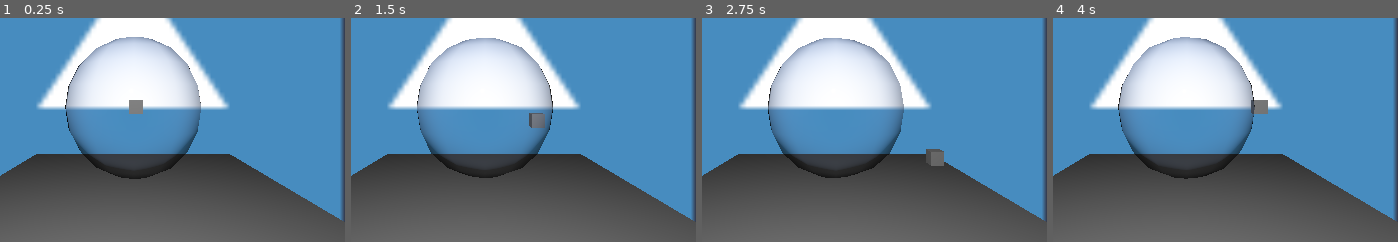
Above: before the commit, frames 1-4 (left to right).
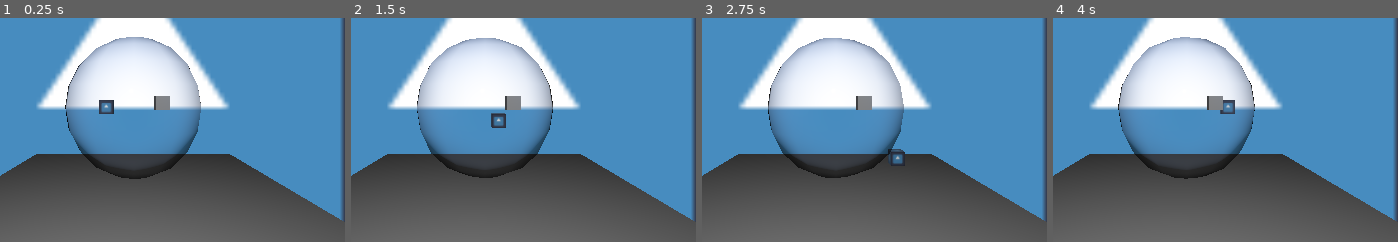
Above: after the commit, the same moments.

Repository: DJ-Jam1/GlobalGameJam2025
Game: Godot game, scene res://scenes/mainScene.tscn
The game is run twice, just before and just after one commit, with the same random seed, the same clock (stepped at 60 frames per second) and the same inputs. The engine's default icon, where the game draws it, is replaced by a stand-in: a white triangle on a blue panel in a dark square.
Inputs:
- Up to frame 1 (0.25 s): no input
- Up to frame 2 (1.5 s): tap Enter (ui_accept) at 0.5, 0.77 s; hold Right (ui_right) 0.53-1.28 s; tap Space (attack) at 0.6, 1.35 s; hold Down (ui_down) from 1.28 s (still down)
- Up to frame 3 (2.75 s): tap Enter (ui_accept) at 1.52 s; release Down (ui_down) at 2.03 s; hold Right (ui_right) from 2.03 s (still down); tap Space (attack) at 2.1 s
- Up to frame 4 (4 s): release Right (ui_right) at 2.78 s; hold Up (ui_up) 2.78-3.53 s; tap Space (attack) at 2.85, 3.6 s; tap Enter (ui_accept) at 3.02, 3.77 s; hold Left (ui_left) from 3.53 s (still down)
The pictures show only the part of the screen within x 30-80%, y 33-82%; the shares and areas given below are measured in that part.

The runs differ from the first frame. In frame 1, 0.8% of the frame differs, in the area x 28-50%, y 34-43%; in frame 2, 0.9%; in frame 3, 0.9%, in the area x 44-71%, y 34-67%; in frame 4, 0.8%.

Commit message:
First implementation of knockback

Diff:
--- a/globalgamejam2025/project.godot
+++ b/globalgamejam2025/project.godot
@@ -19,9 +19,14 @@
 
 attack={
 "deadzone": 0.5,
-"events": [Object(InputEventKey,"resource_local_to_scene":false,"resource_name":"","device":0,"window_id":0,"alt_pressed":false,"shift_pressed":false,"ctrl_pressed":false,"meta_pressed":false,"pressed":false,"keycode":0,"physical_keycode":32,"key_label":0,"unicode":0,"location":0,"echo":false,"script":null)
+"events": [Object(InputEventKey,"resource_local_to_scene":false,"resource_name":"","device":-1,"window_id":0,"alt_pressed":false,"shift_pressed":false,"ctrl_pressed":false,"meta_pressed":false,"pressed":false,"keycode":0,"physical_keycode":32,"key_label":0,"unicode":32,"location":0,"echo":false,"script":null)
 ]
 }
+
+[layer_names]
+
+3d_physics/layer_2="Player"
+3d_physics/layer_3="Objects"
 
 [physics]
 
--- /dev/null
+++ b/globalgamejam2025/scenes/crate.gd
@@ -0,0 +1,23 @@
+extends RigidBody3D
+const NAME = 'crate'
+var knockback_dir
+var knockback
+var knock_force = 200;
+var dir =1;
+# Called when the node enters the scene tree for the first time.
+func _ready() -> void:
+	pass # Replace with function body.
+
+
+# Called every frame. 'delta' is the elapsed time since the previous frame.
+func _process(delta: float) -> void:
+	pass
+
+
+func _on_player_knockback() -> void:
+	var knockback_strength = 300  # Adjust this value as needed
+	var random_direction = Vector3(randf_range(-1, 1), randf_range(-1, 1), 0).normalized()
+	var knockback_vector = random_direction * knockback_strength
+
+	# Apply the impulse
+	apply_impulse(Vector3.ZERO, knockback_vector)
--- /dev/null
+++ b/globalgamejam2025/scenes/crate.tscn
@@ -0,0 +1,31 @@
+[gd_scene load_steps=5 format=3 uid="uid://172os72nii4k"]
+
+[ext_resource type="Script" path="res://scenes/crate.gd" id="1_m8at4"]
+
+[sub_resource type="BoxMesh" id="BoxMesh_l4vxy"]
+
+[sub_resource type="BoxShape3D" id="BoxShape3D_b46fy"]
+
+[sub_resource type="BoxShape3D" id="BoxShape3D_fhjqb"]
+
+[node name="Crate" type="RigidBody3D"]
+transform = Transform3D(1, 0, 0, 0, 1, 0, 0, 0, 1, 1.46744, 19.9961, 0)
+collision_layer = 4
+collision_mask = 6
+
+[node name="Crate" type="CharacterBody3D" parent="."]
+script = ExtResource("1_m8at4")
+
+[node name="Node3D" type="Node3D" parent="Crate"]
+
+[node name="MeshInstance3D" type="MeshInstance3D" parent="Crate/Node3D"]
+mesh = SubResource("BoxMesh_l4vxy")
+
+[node name="CollisionShape3D" type="CollisionShape3D" parent="Crate"]
+shape = SubResource("BoxShape3D_b46fy")
+
+[node name="hitbox" type="Area3D" parent="Crate"]
+transform = Transform3D(1.18879, 0, 0, 0, 1.07202, 0, 0, 0, 1.07202, 0, 0, 0)
+
+[node name="CollisionShape3D" type="CollisionShape3D" parent="Crate/hitbox"]
+shape = SubResource("BoxShape3D_fhjqb")
--- /dev/null
+++ b/globalgamejam2025/scenes/crate_2.tscn
@@ -0,0 +1,27 @@
+[gd_scene load_steps=5 format=3 uid="uid://dyjim4o8p3l3k"]
+
+[ext_resource type="Script" path="res://scenes/crate.gd" id="1_gau5g"]
+
+[sub_resource type="BoxMesh" id="BoxMesh_ogx5o"]
+
+[sub_resource type="BoxShape3D" id="BoxShape3D_44qqf"]
+
+[sub_resource type="BoxShape3D" id="BoxShape3D_122et"]
+
+[node name="Crate2" type="RigidBody3D"]
+mass = 0.001
+script = ExtResource("1_gau5g")
+
+[node name="Node3D" type="Node3D" parent="."]
+
+[node name="MeshInstance3D" type="MeshInstance3D" parent="Node3D"]
+mesh = SubResource("BoxMesh_ogx5o")
+
+[node name="CollisionShape3D" type="CollisionShape3D" parent="."]
+shape = SubResource("BoxShape3D_44qqf")
+
+[node name="hitbox" type="Area3D" parent="."]
+transform = Transform3D(1.18879, 0, 0, 0, 1.07202, 0, 0, 0, 1.07202, 0, 0, 0)
+
+[node name="CollisionShape3D" type="CollisionShape3D" parent="hitbox"]
+shape = SubResource("BoxShape3D_122et")
--- a/globalgamejam2025/scenes/mainScene.tscn
+++ b/globalgamejam2025/scenes/mainScene.tscn
@@ -1,10 +1,9 @@
 [gd_scene load_steps=7 format=3 uid="uid://c705wbqjxlrb5"]
 
 [ext_resource type="Material" uid="uid://cc6bbgwmjwt4k" path="res://art/shaders/bubble.tres" id="1_ey78d"]
-[ext_resource type="Script" path="res://scenes/player.gd" id="1_lm5qq"]
 [ext_resource type="Texture2D" uid="uid://cv3ntmhbeghvt" path="res://icon.svg" id="3_06gdc"]
-
-[sub_resource type="BoxShape3D" id="BoxShape3D_t85t1"]
+[ext_resource type="PackedScene" uid="uid://beg6i0etumxch" path="res://scenes/player.tscn" id="3_7p3qw"]
+[ext_resource type="PackedScene" uid="uid://dyjim4o8p3l3k" path="res://scenes/crate_2.tscn" id="4_4bfwh"]
 
 [sub_resource type="SphereShape3D" id="SphereShape3D_7nbcd"]
 
@@ -22,17 +21,7 @@
 fov = 80.0
 near = 0.04
 
-[node name="Player" type="CharacterBody3D" parent="."]
-transform = Transform3D(1, 0, 0, 0, 1, 0, 0, 0, 1, 0.166386, 20, 0)
-axis_lock_angular_x = true
-axis_lock_angular_z = true
-motion_mode = 1
-script = ExtResource("1_lm5qq")
-
-[node name="CSGBox3D" type="CSGBox3D" parent="Player"]
-
-[node name="CollisionShape3D" type="CollisionShape3D" parent="Player"]
-shape = SubResource("BoxShape3D_t85t1")
+[node name="Player" parent="." instance=ExtResource("3_7p3qw")]
 
 [node name="Bubble" type="AnimatableBody3D" parent="."]
 transform = Transform3D(1, 0, 0, 0, 1, 0, 0, 0, 1, 0, 20, 0)
@@ -60,3 +49,10 @@
 
 [node name="Sprite3D" type="Sprite3D" parent="Background"]
 texture = ExtResource("3_06gdc")
+
+[node name="Crate2" parent="." instance=ExtResource("4_4bfwh")]
+transform = Transform3D(1, 0, 0, 0, 1, 0, 0, 0, 1, 2.00854, 20.3385, 0.934964)
+collision_layer = 4
+collision_mask = 6
+
+[connection signal="knockback" from="Player" to="Crate2" method="_on_player_knockback"]
--- a/globalgamejam2025/scenes/player.gd
+++ b/globalgamejam2025/scenes/player.gd
@@ -1,11 +1,20 @@
 extends CharacterBody3D
 
+signal knockback
 
 const SPEED = 5.0
 const JUMP_VELOCITY = 4.5
+var knockback_direction = Vector2();
+var knockback_wait = 10;
+var direction;
+
+
 
 
 func _physics_process(delta: float) -> void:
+	if (Input.is_action_just_pressed("attack")):
+		$AnimationPlayer.play("attack_animation")
+
 	# Add the gravity.
 	if not is_on_floor():
 		velocity += get_gravity() * delta
@@ -14,10 +23,16 @@
 	if Input.is_action_just_pressed("ui_accept") and is_on_floor():
 		velocity.y = JUMP_VELOCITY
 
+	for body  in $hotbox.get_overlapping_bodies():
+		if knockback_wait <= 0 and body.get("NAME")== "Crate2":
+			emit_signal("knockback");
+			knockback_wait =10;
+	knockback_wait -=1;
+
 	# Get the input direction and handle the movement/deceleration.
 	# As good practice, you should replace UI actions with custom gameplay actions.
 	var input_dir := Input.get_vector("ui_left", "ui_right", "ui_up", "ui_down")
-	var direction := (transform.basis * Vector3(input_dir.x,input_dir.y ,0 )).normalized()
+	direction = (transform.basis * Vector3(input_dir.x,input_dir.y ,0 )).normalized()
 	if direction:
 		velocity.x = direction.x * SPEED
 		velocity.y = -direction.y * SPEED
@@ -26,3 +41,6 @@
 		velocity.y = move_toward(velocity.y, 0, SPEED)
 
 	move_and_slide()
+func _process(delta: float) -> void:
+	if (Input.is_action_just_pressed("attack")):
+		print("Attack")
--- /dev/null
+++ b/globalgamejam2025/scenes/player.tscn
@@ -0,0 +1,76 @@
+[gd_scene load_steps=9 format=3 uid="uid://beg6i0etumxch"]
+
+[ext_resource type="Script" path="res://scenes/player.gd" id="1_1jqce"]
+[ext_resource type="Texture2D" uid="uid://cv3ntmhbeghvt" path="res://icon.svg" id="2_jaxg4"]
+
+[sub_resource type="StandardMaterial3D" id="StandardMaterial3D_qf67q"]
+albedo_texture = ExtResource("2_jaxg4")
+
+[sub_resource type="BoxShape3D" id="BoxShape3D_1i64l"]
+
+[sub_resource type="BoxShape3D" id="BoxShape3D_x1qjh"]
+
+[sub_resource type="Animation" id="Animation_o0sbr"]
+resource_name = "attack_animation"
+length = 0.3
+tracks/0/type = "value"
+tracks/0/imported = false
+tracks/0/enabled = true
+tracks/0/path = NodePath("hotbox/CollisionShape3D:disabled")
+tracks/0/interp = 1
+tracks/0/loop_wrap = true
+tracks/0/keys = {
+"times": PackedFloat32Array(0, 0.3),
+"transitions": PackedFloat32Array(1, 1),
+"update": 1,
+"values": [false, true]
+}
+
+[sub_resource type="Animation" id="Animation_ki6ru"]
+length = 0.001
+tracks/0/type = "value"
+tracks/0/imported = false
+tracks/0/enabled = true
+tracks/0/path = NodePath("hotbox/CollisionShape3D:disabled")
+tracks/0/interp = 1
+tracks/0/loop_wrap = true
+tracks/0/keys = {
+"times": PackedFloat32Array(0),
+"transitions": PackedFloat32Array(1),
+"update": 1,
+"values": [false]
+}
+
+[sub_resource type="AnimationLibrary" id="AnimationLibrary_b1g34"]
+_data = {
+"RESET": SubResource("Animation_ki6ru"),
+"attack_animation": SubResource("Animation_o0sbr")
+}
+
+[node name="Player" type="CharacterBody3D"]
+transform = Transform3D(1, 0, 0, 0, 1, 0, 0, 0, 1, -2.00749, 20, 0)
+collision_layer = 2
+collision_mask = 4
+axis_lock_angular_x = true
+axis_lock_angular_z = true
+motion_mode = 1
+script = ExtResource("1_1jqce")
+
+[node name="CSGBox3D" type="CSGBox3D" parent="."]
+material_override = SubResource("StandardMaterial3D_qf67q")
+
+[node name="CollisionShape3D" type="CollisionShape3D" parent="."]
+shape = SubResource("BoxShape3D_1i64l")
+
+[node name="hotbox" type="Area3D" parent="."]
+transform = Transform3D(1.2, 0, 0, 0, 1.2, 0, 0, 0, 1.2, 0, 0, 0)
+collision_layer = 4
+collision_mask = 6
+
+[node name="CollisionShape3D" type="CollisionShape3D" parent="hotbox"]
+shape = SubResource("BoxShape3D_x1qjh")
+
+[node name="AnimationPlayer" type="AnimationPlayer" parent="."]
+libraries = {
+"": SubResource("AnimationLibrary_b1g34")
+}
Not shown: 2 places in globalgamejam2025/art/shaders/bubble.tres that only renumber resources
